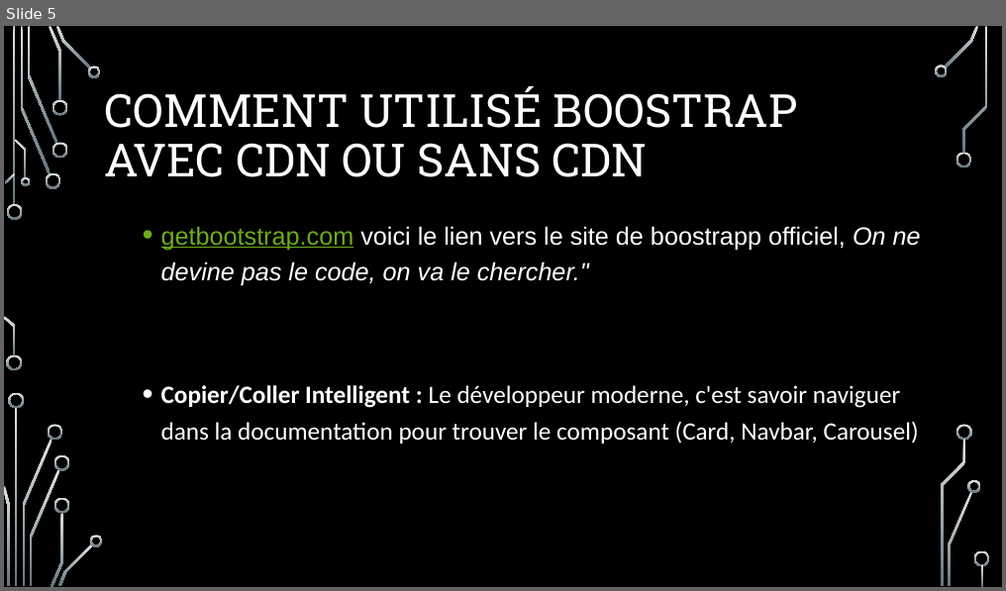
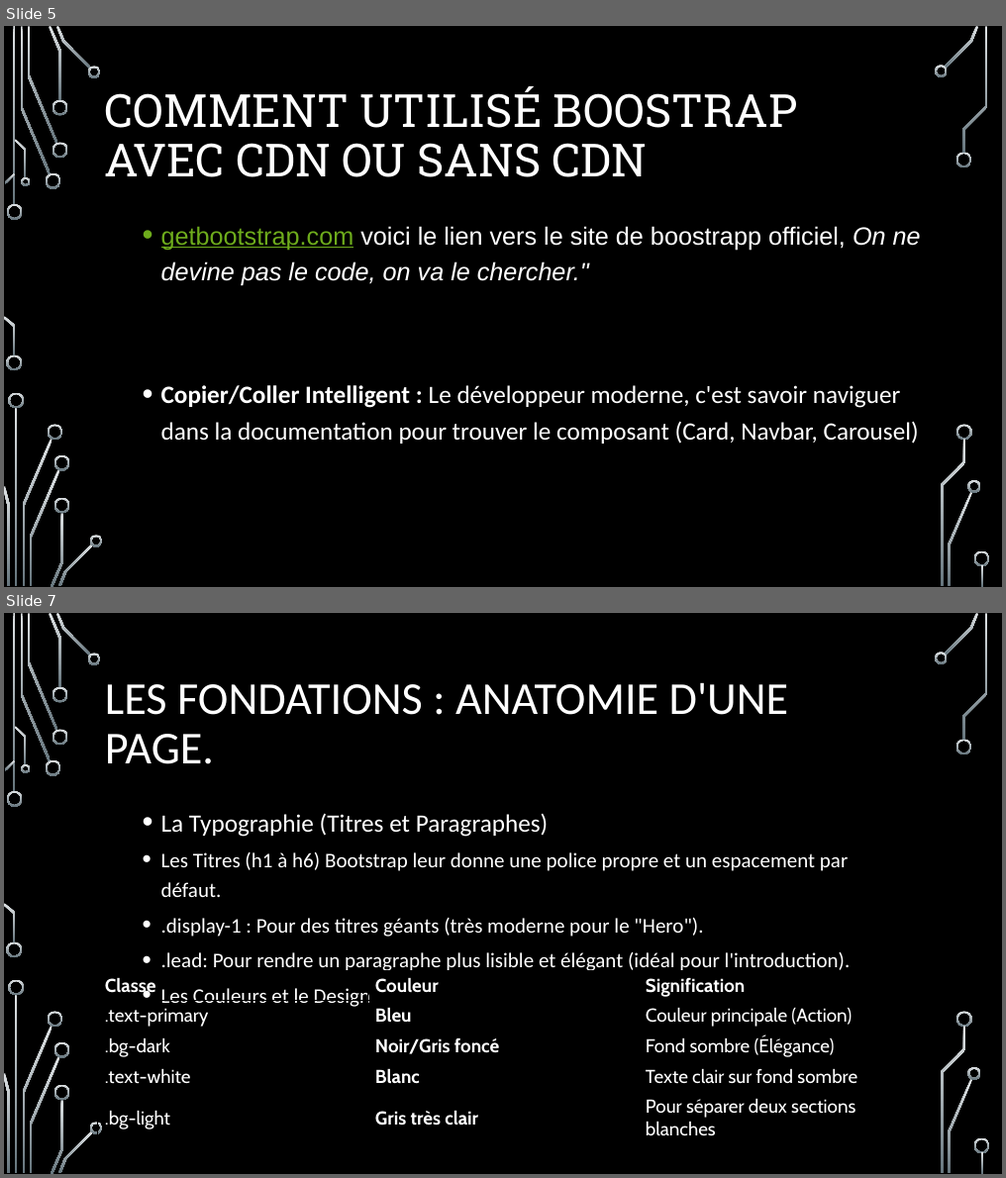
Before and after one commit to Reddy-Nzoloko/forumGaciApprendreBoostrap, a slide deck: GACI FORUM SUR L’APPRENTISSAGE DU frame work boostrap.pptx. Shown one above the other, each under a label of ours: slide 5 before the commit, slides 5 and 7 after it; the slides between them are not shown. The pictures are 1006x591 and 1006x1178 pixels, drawn with LibreOffice and Linux fonts; fonts in the diff are those of the drawing; background and template pictures are left out. Boxes give left, top, right and bottom in pixels: in the first picture for what was removed or moved away, otherwise in the second. Text is boxed around its words. In the diff, an @@ line names an element or a change of style, - is before the commit and + after.

```diff
--- a/GACI FORUM SUR L’APPRENTISSAGE DU frame work boostrap.pptx
+++ b/GACI FORUM SUR L’APPRENTISSAGE DU frame work boostrap.pptx
@@ slide 7 added at (x1=4, y1=613, x2=1002, y2=1174), background picture (left out); not listed: 36 template elements that a slide beside it also shows @@
@@ title added at (x1=105, y1=682, x2=789, y2=764), 44 pt, text #FFFFFF @@
+LES FONDATIONS : ANATOMIE D'UNE PAGE.
@@ text added at (x1=161, y1=813, x2=850, y2=1009), 20 pt, text #FFFFFF @@
+  • La Typographie (Titres et Paragraphes)
+  • Les Titres (h1 à h6) Bootstrap leur donne une police propre et un espacement par défaut.
+  • .display-1 : Pour des titres géants (très moderne pour le "Hero").
+  • .lead: Pour rendre un paragraphe plus lisible et élégant (idéal pour l'introduction).
+  • Les Couleurs et le Design
@@ table added at (x1=98, y1=970, x2=908, y2=1143), 5 rows, 3 columns @@
+Classe | Couleur | Signification
+.text-primary | Bleu | Couleur principale (Action)
+.bg-dark | Noir/Gris foncé | Fond sombre (Élégance)
+.text-white | Blanc | Texte clair sur fond sombre
+.bg-light | Gris très clair | Pour séparer deux sections blanches
```
Also in this commit, not shown: 1 slide changed, 1 slide removed.
